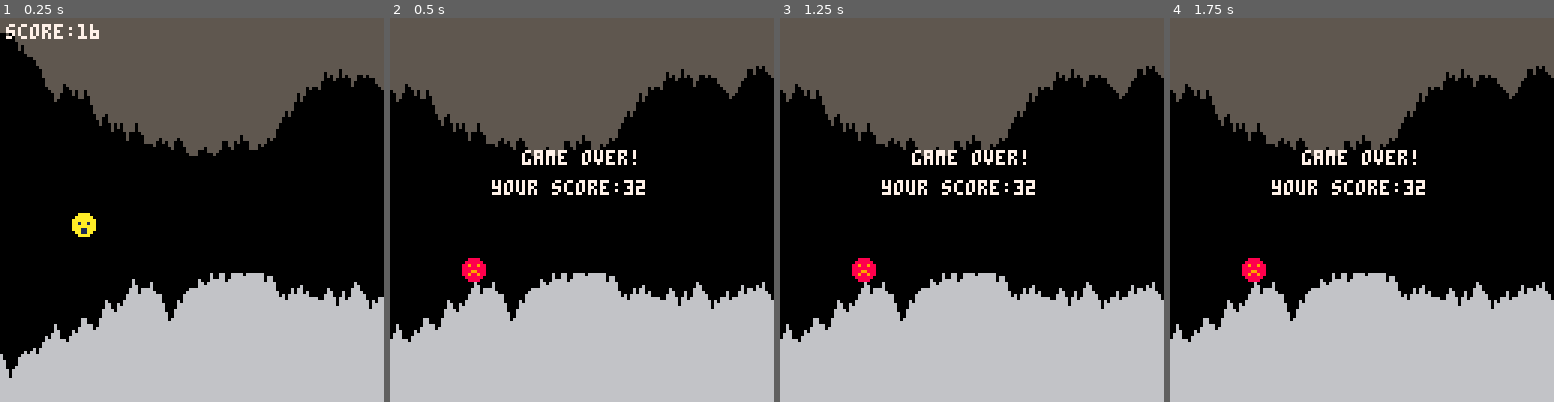
Above: before the commit, frames 1-4 (left to right).
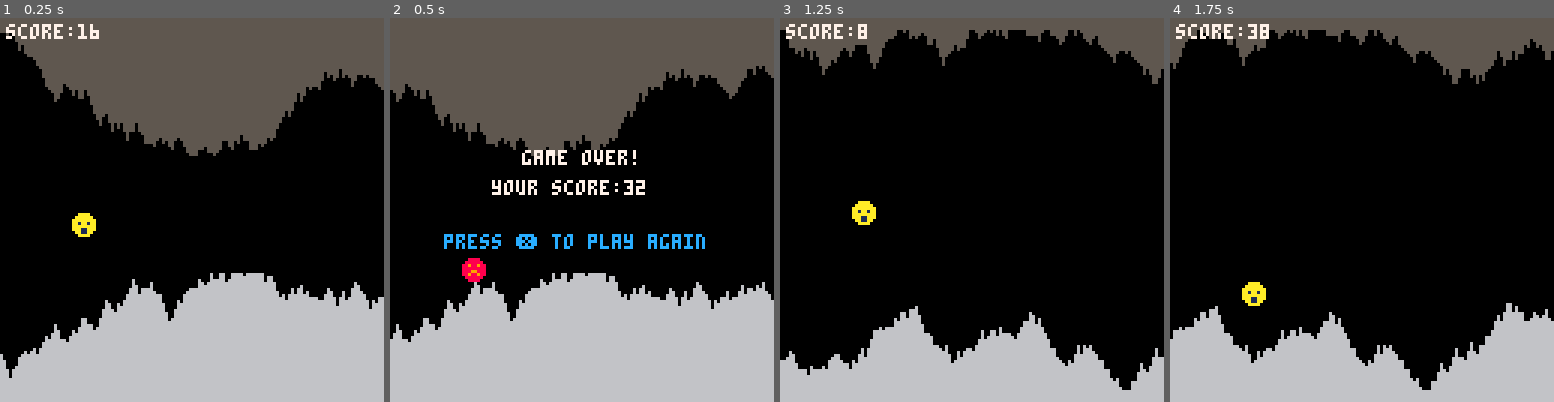
Above: after the commit, the same moments.

Repository: romellem/pico-8-carts
Game: PICO-8 cartridge cave.p8
Same seed, same stepped clock (60 frames per second), same inputs: the game is played once before the commit and once after it.
Inputs:
- Up to frame 1 (0.25 s): no input
- Up to frame 2 (0.5 s): tap X (X key) at 0.33 s
- Up to frame 3 (1.25 s): tap X (X key) at 1.07 s
- Up to frame 4 (1.75 s): no input

Frame 1 is identical in both runs. In frame 2, 1.1% of the frame differs, in the area x 14-83%, y 56-61%; in frame 3, 33%, in the area x 0-100%, y 1-97%; in frame 4, 31%.

Commit message:
Restart game after lose

Diff:
--- a/cave.p8
+++ b/cave.p8
@@ -12,6 +12,8 @@
 		update_cave()
 		move_player()
 		check_hit()
+	else
+		if (btnp(5)) _init() --restart
 	end
 end
 
@@ -23,6 +25,7 @@
 	if (game_over) then
 		print("game over!", 44, 44, 7)
 		print("your score:"..player.score, 34, 54, 7)
+		print("press ❎ to play again", 18, 72, 12)
 	else
 		print("score:"..player.score, 2, 2, 7)
 	end
